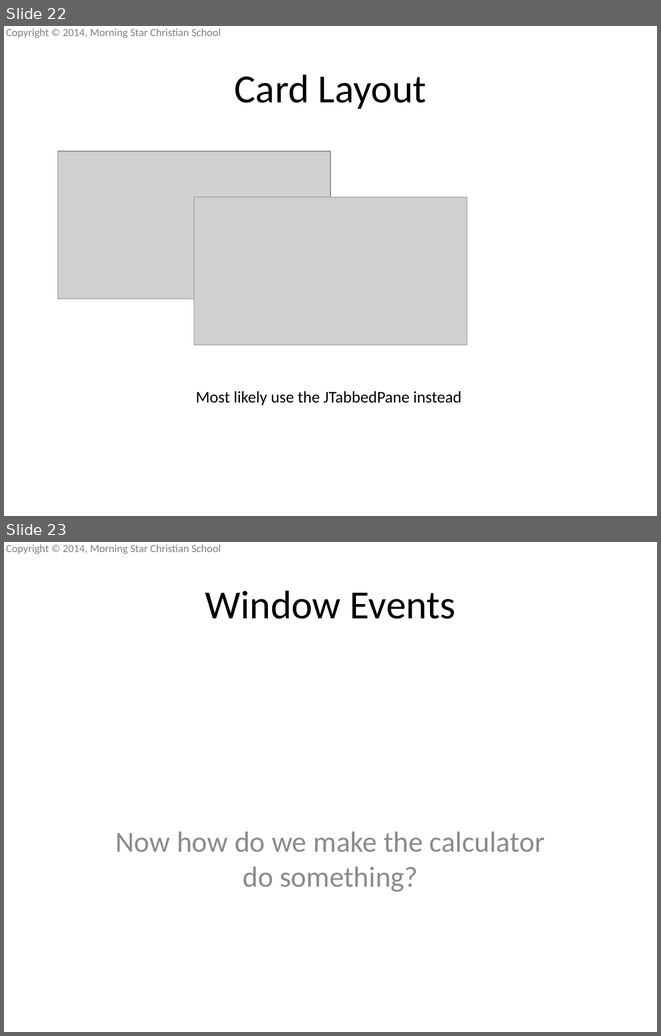
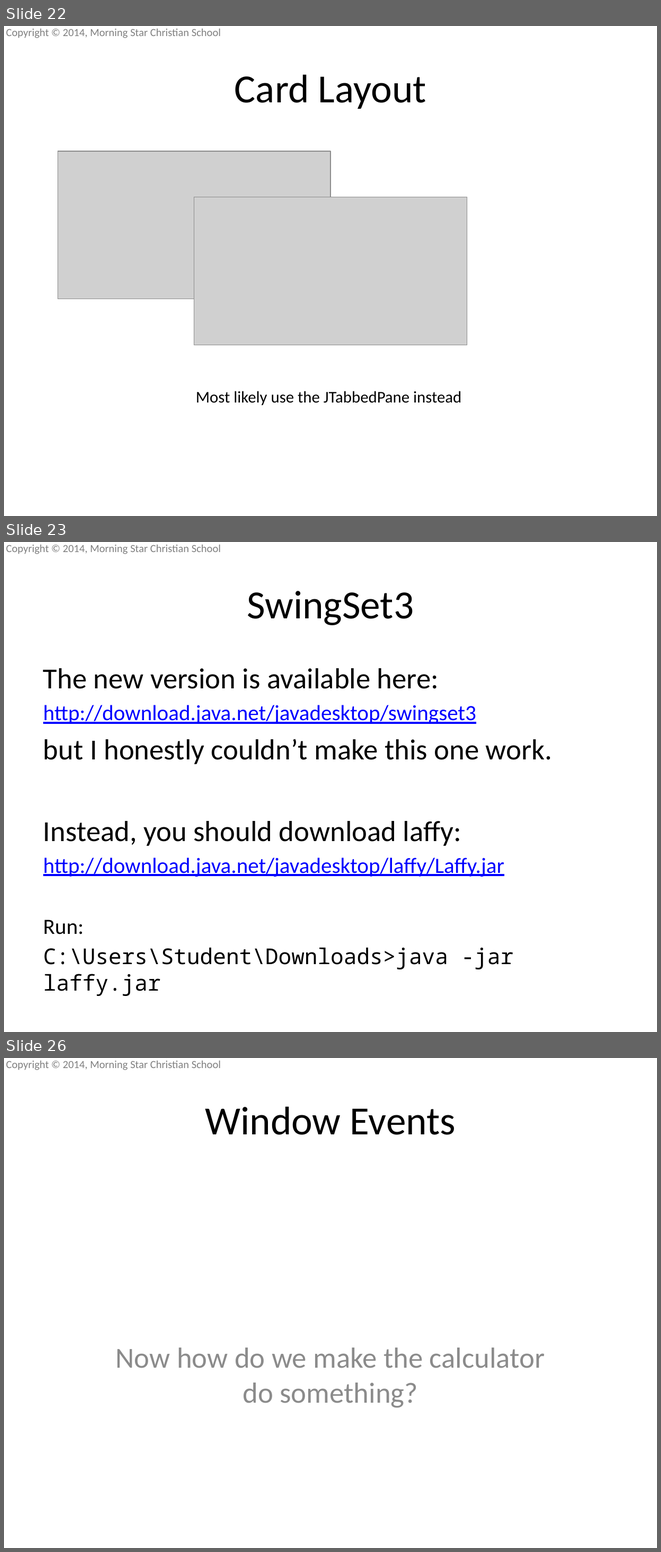
Before and after one commit to mscsbend/presentations, a slide deck: Lesson 3.pptx. Shown one above the other, each under a label of ours: slides 22 and 23 before the commit, slides 22, 23 and 26 after it; the slides between them are not shown. The pictures are 661x1036 and 661x1552 pixels, drawn with LibreOffice and Linux fonts; fonts in the diff are those of the drawing; grey boxes stand for pictures; background and template pictures are left out. Boxes give left, top, right and bottom in pixels: in the first picture for what was removed or moved away, otherwise in the second. Text is boxed around its words. In the diff, an @@ line names an element or a change of style, - is before the commit and + after.

Commit message:
Added some details about SwingSet3, and Laffy

```diff
--- a/Lesson 3.pptx
+++ b/Lesson 3.pptx
@@ slide 23 added at bbox=[4, 542, 657, 1032], background picture (left out); not listed: 1 template element that a slide beside it also shows @@
@@ title added at bbox=[247, 591, 414, 625], 44 pt, text #000000 @@
+SwingSet3
@@ text added at bbox=[43, 668, 552, 969], 24 pt, text #000000 @@
+The new version is available here:
+http://download.java.net/javadesktop/swingset3
+but I honestly couldn’t make this one work.
+Instead, you should download laffy:
+http://download.java.net/javadesktop/laffy/Laffy.jar
+Run:
+C:\Users\Student\Downloads>java -jar laffy.jar
@@ what was slide 23 is now slide 26 @@
```
Also in this commit, not shown: 2 slides changed, 2 other slides added.
